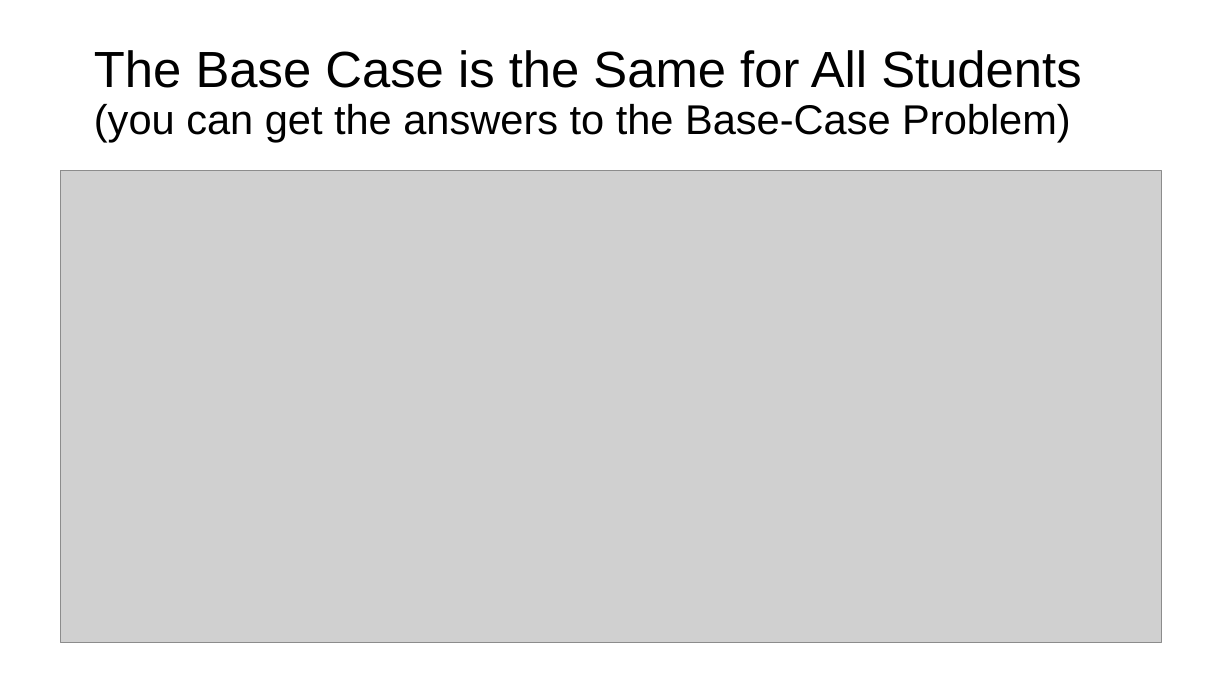
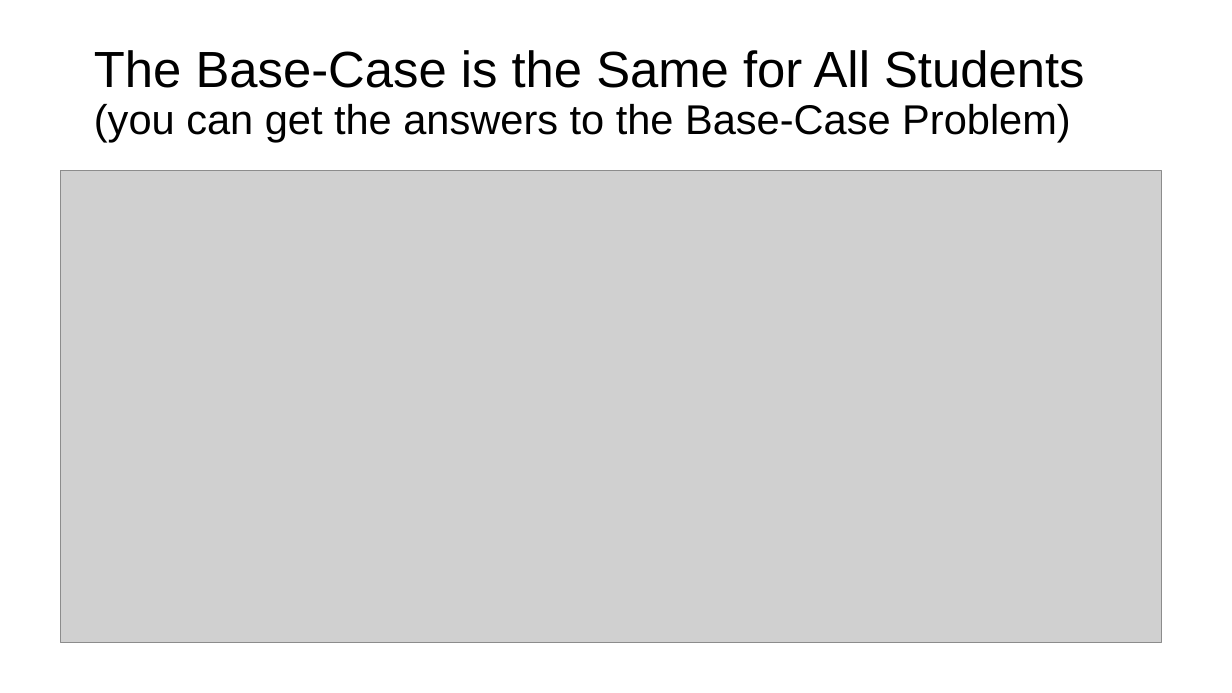
Before and after one commit to gwagnerj/QRP, a slide deck: slide 4 of Documentation/Using the QRhomework system for students v2.pptx. Drawn at 1232x693 pixels with LibreOffice and Linux fonts; fonts in the diff are those of the drawing; grey boxes stand for pictures. Boxes give left, top, right and bottom in pixels: in the first picture for what was removed or moved away, otherwise in the second. Text is boxed around its words. In the diff, an @@ line names an element or a change of style, - is before the commit and + after.

```diff
--- a/Documentation/Using the QRhomework system for students v2.pptx
+++ b/Documentation/Using the QRhomework system for students v2.pptx
@@ title at box(94, 50, 1084, 142): text changed @@
-The Base Case is the Same for All Students
-(you can get the answers to the Base-Case Problem)
+The Base-Case is the Same for All Students
+(you can get the answers to the Base-Case Problem)
```
Also in this commit, not shown: 4 other slides changed, 2 other files.
